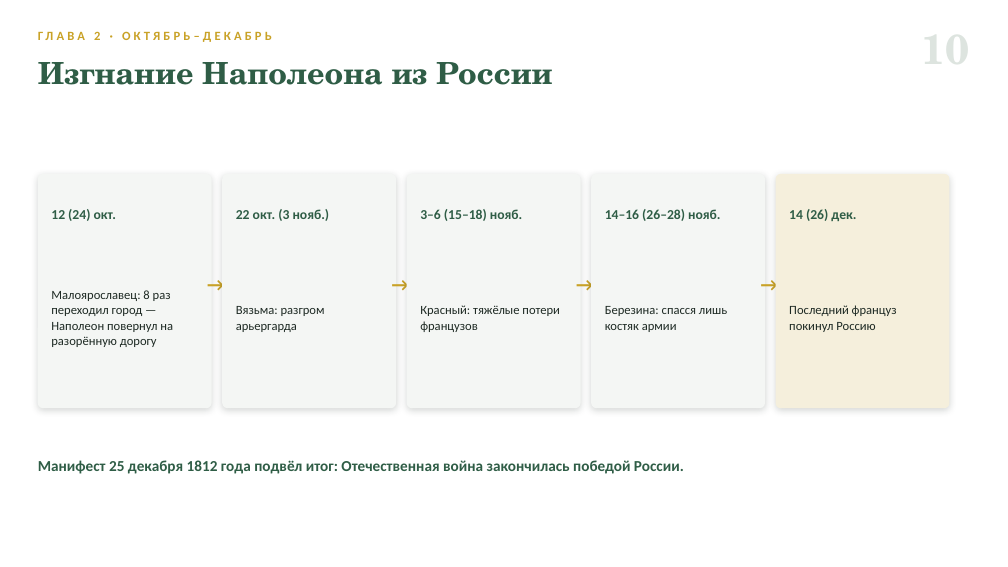
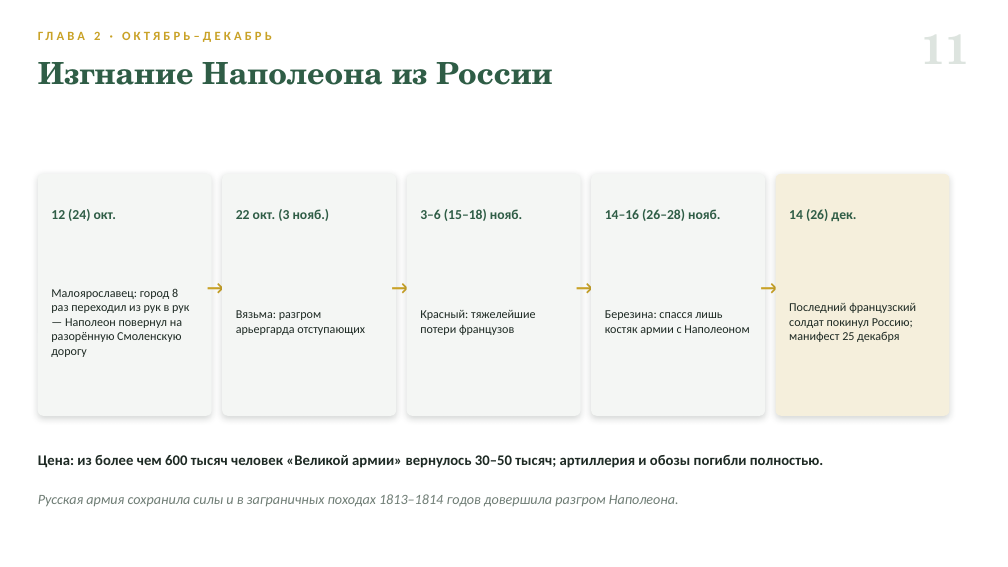
Before and after one commit to artomrek3030-Jumangi/war-1812-quiz, a slide deck: slide 12 of presentation.pptx (slide 11 before the commit). Drawn at 1008x567 pixels with LibreOffice and Linux fonts; fonts in the diff are those of the drawing. Boxes give left, top, right and bottom in pixels: in the first picture for what was removed or moved away, otherwise in the second. Text is boxed around its words. In the diff, an @@ line names an element or a change of style, - is before the commit and + after.

```diff
--- a/presentation.pptx
+++ b/presentation.pptx
@@ rounded rectangle: place and size @@
-rounded rectangle at bbox=[38, 174, 212, 408]
+rounded rectangle at bbox=[38, 174, 212, 416]
@@ rounded rectangle: place and size @@
-rounded rectangle at bbox=[222, 174, 396, 408]
+rounded rectangle at bbox=[222, 174, 396, 416]
@@ rounded rectangle: place and size @@
-rounded rectangle at bbox=[407, 174, 581, 408]
+rounded rectangle at bbox=[407, 174, 581, 416]
@@ rounded rectangle: place and size @@
-rounded rectangle at bbox=[591, 174, 765, 408]
+rounded rectangle at bbox=[591, 174, 765, 416]
@@ rounded rectangle: place and size @@
-rounded rectangle at bbox=[776, 174, 950, 408]
+rounded rectangle at bbox=[776, 174, 950, 416]
@@ text at bbox=[51, 289, 189, 357]: text changed; size 12 to 11.5 pt @@
-Малоярославец: 8 раз переходил город — Наполеон повернул на разорённую дорогу
+Малоярославец: город 8 раз переходил из рук в рук — Наполеон повернул на разорённую Смоленскую дорогу
@@ 4 texts: place and size @@
-4 texts at bbox=[207, 268, 782, 299]
+4 texts at bbox=[207, 272, 782, 302]
@@ text at bbox=[236, 310, 365, 335]: text changed; size 12 to 11.5 pt @@
-Вязьма: разгром арьергарда
+Вязьма: разгром арьергарда отступающих
@@ text at bbox=[420, 310, 535, 335]: text changed; size 12 to 11.5 pt @@
-Красный: тяжёлые потери французов
+Красный: тяжелейшие потери французов
@@ text at bbox=[605, 310, 749, 335]: text changed; size 12 to 11.5 pt @@
-Березина: спасся лишь костяк армии
+Березина: спасся лишь костяк армии с Наполеоном
@@ text at bbox=[789, 303, 916, 342]: text changed; size 12 to 11.5 pt @@
-Последний француз покинул Россию
+Последний французский солдат покинул Россию; манифест 25 декабря
@@ text at bbox=[38, 455, 824, 468]: text changed; size 14.5 to 14 pt; text colour #2F5D46 to #1E2A24 @@
-Манифест 25 декабря 1812 года подвёл итог: Отечественная война закончилась победой России.
+Цена: из более чем 600 тысяч человек «Великой армии» вернулось 30–50 тысяч; артиллерия и обозы погибли полностью.
@@ text added at bbox=[38, 494, 679, 506], 13.5 pt, text #6F7D75, italic @@
+Русская армия сохранила силы и в заграничных походах 1813–1814 годов довершила разгром Наполеона.
```
Also in this commit, not shown: 9 other slides changed, 3 slides added, 2 slides removed.
